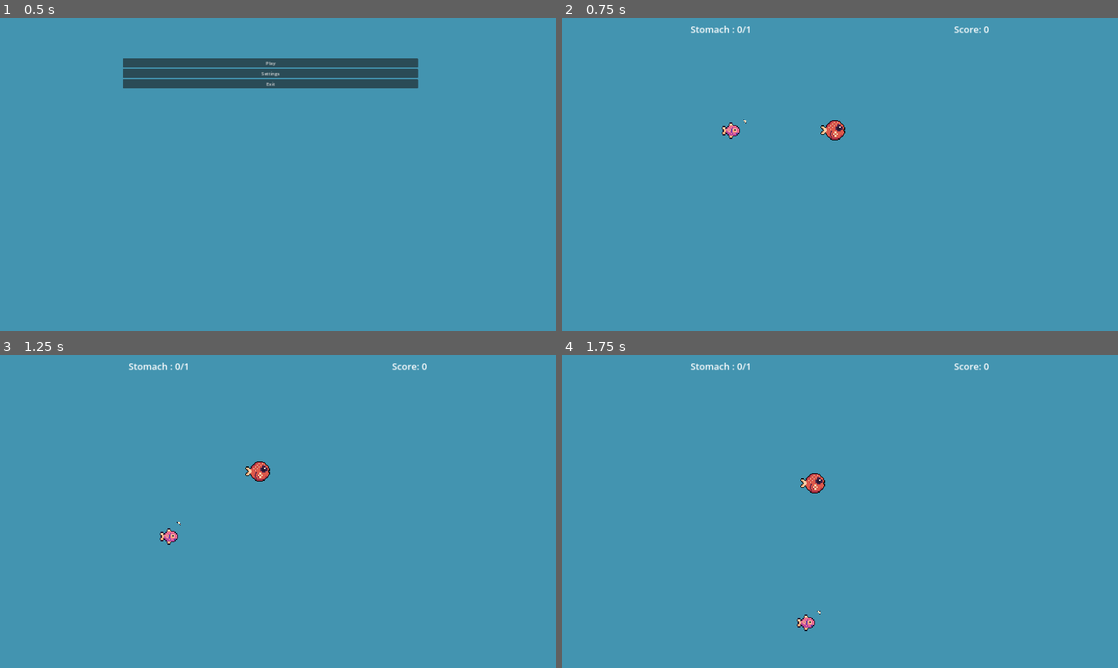
Above: before the commit, frames 1-4 (two rows, left to right).
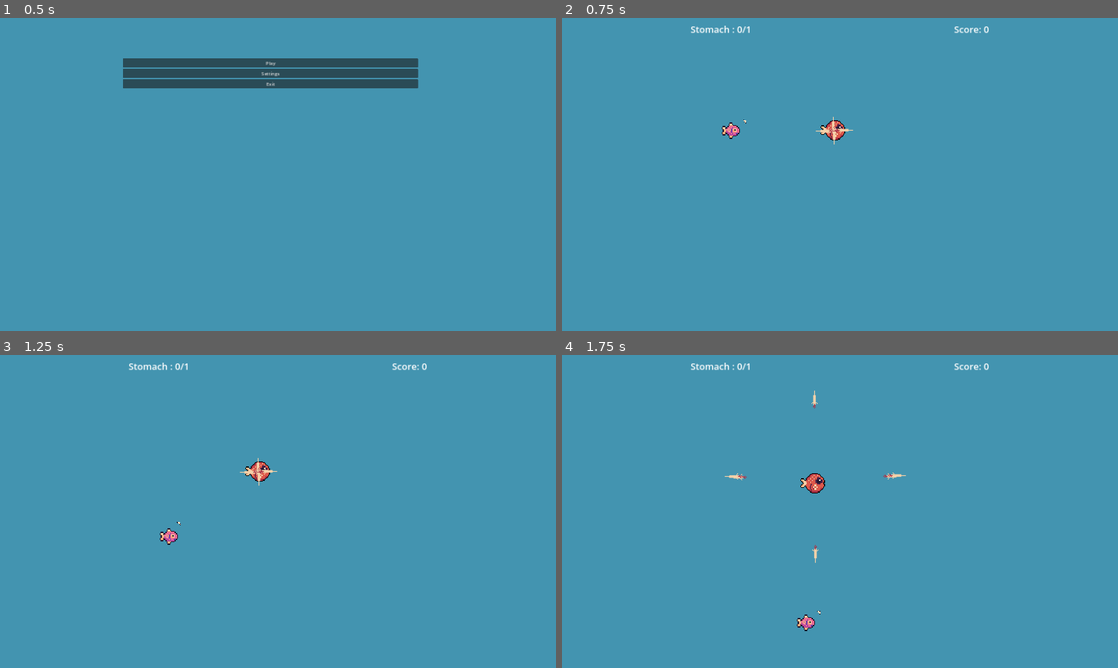
Above: after the commit, the same moments.

Repository: TheCursedMerchant/qdm_gameJam2024
Game: Godot game, scene res://menu.tscn
The game is run twice, just before and just after one commit, with the same random seed, the same clock (stepped at 60 frames per second) and the same inputs.
Inputs (mouse positions are in pixels of both pictures, inside the frame that each line leads up to):
- Up to frame 1 (0.5 s): no input
- Up to frame 2 (0.75 s): click "Play" at 0.5 s
- Up to frame 3 (1.25 s): no input
- Up to frame 4 (1.75 s): move the mouse to (962, 495) at 1.27 s; press the mouse at (962, 495) at 1.28 s; hold Right (ui_right) from 1.28 s (still down)

Frame 1 is identical in both runs. In frame 2, less than 0.1% of the frame differs, in the area x 45-53%, y 31-41%; in frame 3, less than 0.1%; in frame 4, 0.1%, in the area x 29-62%, y 11-67%.

Commit message:
Pufferfish stingers.

Diff:
--- a/gamejam2024/scenes/puffer_fish.tscn
+++ b/gamejam2024/scenes/puffer_fish.tscn
@@ -3,8 +3,8 @@
 [ext_resource type="Script" path="res://scripts/npc/puffer_fish.gd" id="1_7fxwi"]
 [ext_resource type="Texture2D" uid="uid://b401videw851o" path="res://assets/art/pufferfish.png" id="2_hunvl"]
 
-[sub_resource type="RectangleShape2D" id="RectangleShape2D_nctmb"]
-size = Vector2(113, 93)
+[sub_resource type="CircleShape2D" id="CircleShape2D_bp1he"]
+radius = 54.5023
 
 [node name="PufferFish" type="Area2D" groups=["Enemy"]]
 script = ExtResource("1_7fxwi")
@@ -13,8 +13,8 @@
 texture = ExtResource("2_hunvl")
 
 [node name="CollisionShape2D" type="CollisionShape2D" parent="."]
-position = Vector2(-3.5, -3.5)
-shape = SubResource("RectangleShape2D_nctmb")
+position = Vector2(-2, -3)
+shape = SubResource("CircleShape2D_bp1he")
 
 [node name="HitStopTimer" type="Timer" parent="."]
 
--- a/gamejam2024/scenes/puffer_fish_stinger.tscn
+++ b/gamejam2024/scenes/puffer_fish_stinger.tscn
@@ -17,3 +17,5 @@
 shape = SubResource("RectangleShape2D_xmjiw")
 
 [node name="LifespanTimer" type="Timer" parent="."]
+
+[connection signal="area_entered" from="." to="." method="_on_area_entered"]
--- a/gamejam2024/scripts/npc/puffer_fish.gd
+++ b/gamejam2024/scripts/npc/puffer_fish.gd
@@ -15,13 +15,12 @@
 func _physics_process(delta: float) -> void:
 	fish_movement(delta)
 
-
 # The movement of the fish.
 func fish_movement(delta):
 	speed = 100
 	global_position += position.direction_to(player.position) * speed * delta
 	var player_distance = position.distance_to(player.position) # 200 seems to be a good distance
-	if player_distance <= 200.0001:
+	if player_distance <= 400.0001:
 		attack()
 
 func addPufferStinger(moveDirection: Vector2) -> PufferStinger:
@@ -35,13 +34,14 @@
 func reactivatePufferStinger(moveDirection: Vector2):
 	var attackStinger = stingerPool.getLastScene()
 	attackStinger.direction = moveDirection
-	attackStinger.getLastScene().rotation = Vector2.RIGHT.angle_to(moveDirection)
-	attackStinger.getLastScene().isActive = true
-	attackStinger.getLastScene().updateScale(size_scale)
+	attackStinger.rotation = Vector2.RIGHT.angle_to(moveDirection)
+	attackStinger.isActive = true
+	attackStinger.updateScale(size_scale)
 
 func attack():
-	var target_direction = position.direction_to(player.position)
-	stingerPool.addAtPosition(global_position,
-		func(): return addPufferStinger(target_direction),
-		func(): reactivatePufferStinger(target_direction))
-	print("I attack.")
+	var cardinal_direction = [Vector2.UP, Vector2.DOWN, Vector2.RIGHT, Vector2.LEFT]
+	#var target_direction = position.direction_to(player.position)
+	for target_direction in cardinal_direction:
+		stingerPool.addAtPosition(global_position,
+			func(): return addPufferStinger(target_direction),
+			func(): reactivatePufferStinger(target_direction))
--- a/gamejam2024/scripts/npc/puffer_fish_stinger.gd
+++ b/gamejam2024/scripts/npc/puffer_fish_stinger.gd
@@ -5,10 +5,11 @@
 @onready var sprite : Sprite2D = $Sprite2D
 @onready var collisionShape : CollisionShape2D = $CollisionShape2D
 
-@export var projectile_speed = 100.00
+@export var projectile_speed = 1000.00
 var direction := Vector2.RIGHT
+var size_scale := Vector2.ONE
 var isActive := true
-var size_scale := Vector2.ONE
+
 
 # Called when the node enters the scene tree for the first time.
 func _ready() -> void:
@@ -28,9 +29,9 @@
 	isActive = true
 	lifespan.start(2)
 
-func _on_area_entered(area: Area2D) -> void :
-	if(area.is_in_group("Player")) :
-		area.take_damage()
+func _on_area_entered(character: CharacterBody2D) -> void :
+	if(character.is_in_group("Player")) :
+		character.take_damage()
 
 func updateScale(_scale : Vector2) :
 	size_scale = _scale * 2
